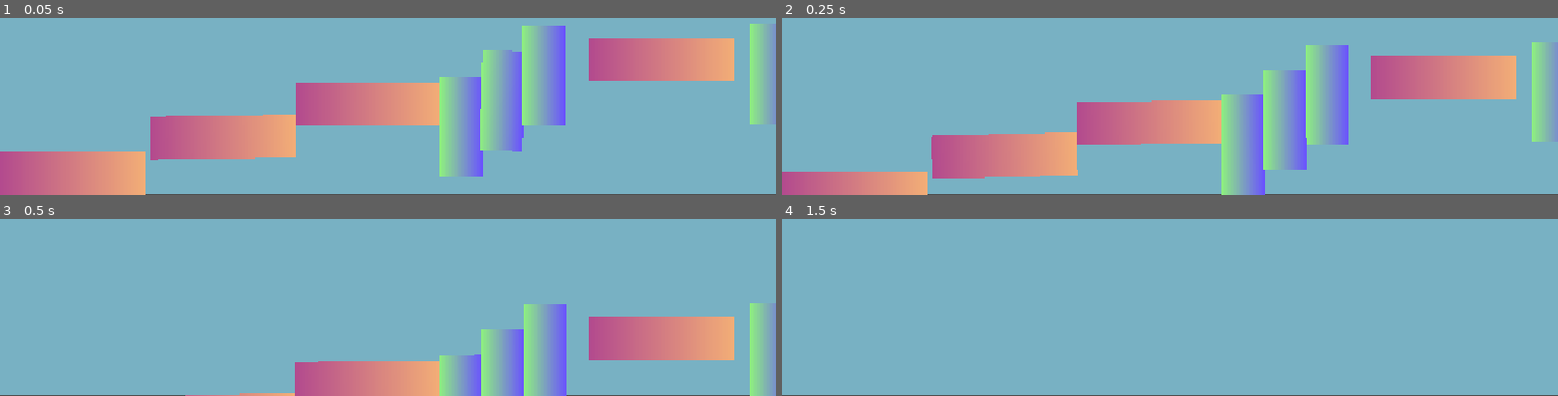
Above: before the commit, frames 1-4 (two rows, left to right).
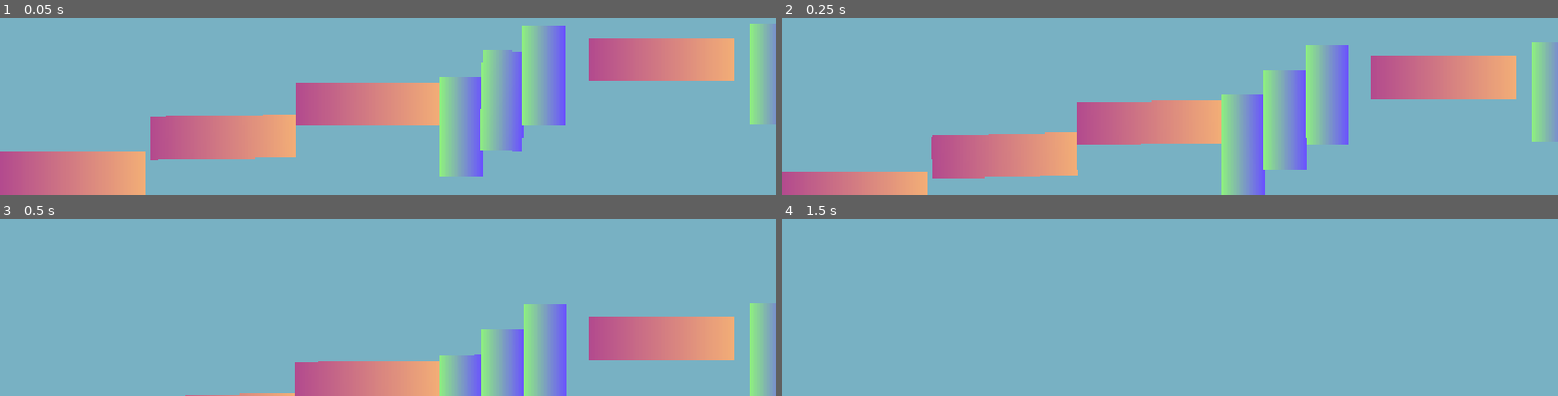
Above: after the commit, the same moments.

Repository: mohm-hyd/fake_mario
Game: Godot game, scene res://Background.tscn
Same seed, same stepped clock (60 frames per second), same inputs: the game is played once before the commit and once after it. The project has no main scene, so this scene is started directly.
Inputs:
- Up to frame 1 (0.05 s): no input
- Up to frame 2 (0.25 s): no input
- Up to frame 3 (0.5 s): no input
- Up to frame 4 (1.5 s): tap Enter at 1.25 s

The runs differ from the first frame. In frame 1, 0.4% of the frame differs, in the area x 18-100%, y 99-100%; in frame 2, 0.4%; in frame 3, 0.3%; in frame 4, 0.5%, in the area x 0-100%, y 99-100%.

Commit message:
background2

Diff:
--- a/Background.tscn
+++ b/Background.tscn
@@ -5,9 +5,14 @@
 
 [node name="Node2D" type="Node2D" unique_id=1102417325]
 
-[node name="ColorRect" type="ColorRect" parent="." unique_id=331598159]
-offset_right = 1151.0
-offset_bottom = 645.0
+[node name="CanvasLayer" type="CanvasLayer" parent="." unique_id=2011232663]
+layer = -1
+
+[node name="ColorRect" type="ColorRect" parent="CanvasLayer" unique_id=331598159]
+offset_left = -151.0
+offset_top = -57.0
+offset_right = 1376.0
+offset_bottom = 814.0
 color = Color(0.47219574, 0.6953982, 0.7652517, 1)
 
 [node name="platform" parent="." unique_id=974131388 instance=ExtResource("1_dpw2a")]
@@ -33,3 +38,45 @@
 
 [node name="RigidBody2D4" parent="." unique_id=1617239707 instance=ExtResource("2_jqsg2")]
 position = Vector2(1144, 466)
+
+[node name="platform5" parent="." unique_id=785498361 instance=ExtResource("1_dpw2a")]
+position = Vector2(1327, 439)
+
+[node name="platform7" parent="." unique_id=701926031 instance=ExtResource("1_dpw2a")]
+position = Vector2(1872, 439)
+
+[node name="platform6" parent="." unique_id=1099819877 instance=ExtResource("1_dpw2a")]
+position = Vector2(1598, 438)
+
+[node name="RigidBody2D5" parent="." unique_id=1153261933 instance=ExtResource("2_jqsg2")]
+position = Vector2(2054, 481)
+
+[node name="RigidBody2D6" parent="." unique_id=1609877366 instance=ExtResource("2_jqsg2")]
+position = Vector2(2151, 446)
+
+[node name="RigidBody2D7" parent="." unique_id=2033673073 instance=ExtResource("2_jqsg2")]
+position = Vector2(2249, 480)
+
+[node name="RigidBody2D8" parent="." unique_id=848231761 instance=ExtResource("2_jqsg2")]
+position = Vector2(2345, 432)
+
+[node name="RigidBody2D9" parent="." unique_id=671964523 instance=ExtResource("2_jqsg2")]
+position = Vector2(2438, 473)
+
+[node name="platform8" parent="." unique_id=1460719841 instance=ExtResource("1_dpw2a")]
+position = Vector2(2602, 381)
+
+[node name="platform9" parent="." unique_id=706270424 instance=ExtResource("1_dpw2a")]
+position = Vector2(2847, 438)
+
+[node name="platform10" parent="." unique_id=1123081508 instance=ExtResource("1_dpw2a")]
+position = Vector2(3101, 498)
+
+[node name="RigidBody2D10" parent="." unique_id=135125591 instance=ExtResource("2_jqsg2")]
+position = Vector2(3242, 539)
+
+[node name="RigidBody2D11" parent="." unique_id=1930150332 instance=ExtResource("2_jqsg2")]
+position = Vector2(3306, 538)
+
+[node name="RigidBody2D12" parent="." unique_id=825543953 instance=ExtResource("2_jqsg2")]
+position = Vector2(3368, 537)
